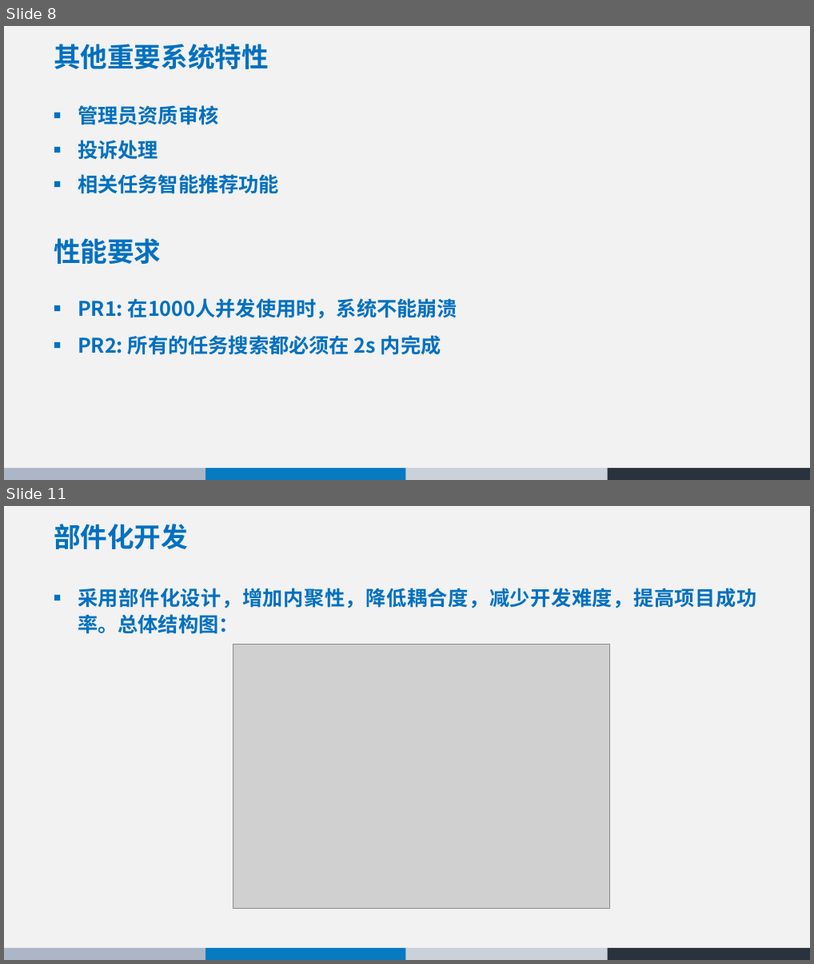
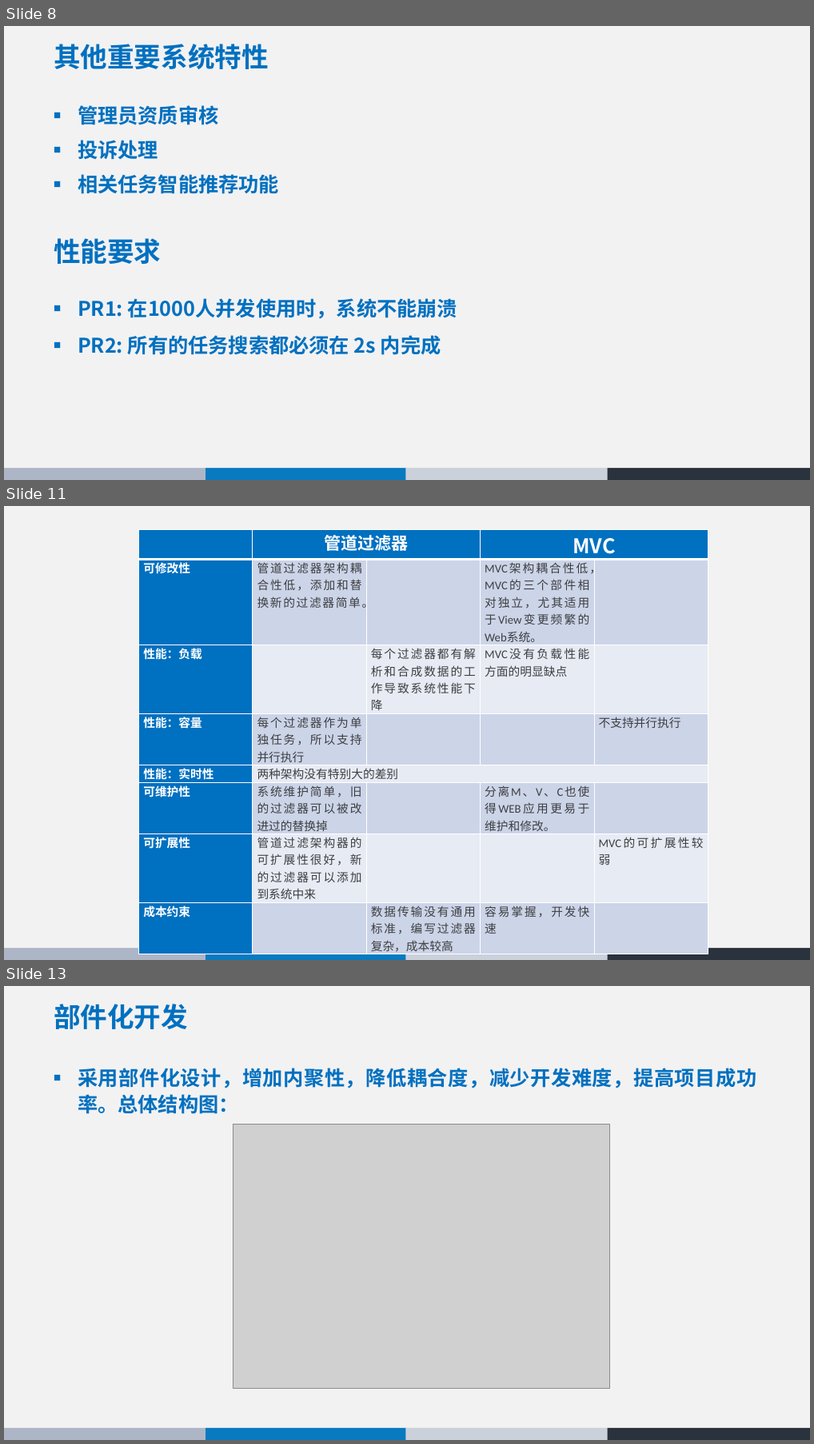
Before and after one commit to 74237423/Architecture, a slide deck: 同城互助系统 - 体系结构设计.pptx. Shown one above the other, each under a label of ours: slides 8 and 11 before the commit, slides 8, 11 and 13 after it; the slides between them are not shown. The pictures are 814x964 and 814x1444 pixels, drawn with LibreOffice and Linux fonts; fonts in the diff are those of the drawing; grey boxes stand for pictures. Boxes give left, top, right and bottom in pixels: in the first picture for what was removed or moved away, otherwise in the second. Text is boxed around its words. In the diff, an @@ line names an element or a change of style, - is before the commit and + after.

```diff
--- a/同城互助系统 - 体系结构设计.pptx
+++ b/同城互助系统 - 体系结构设计.pptx
@@ slide 11 added at [4, 506, 810, 960], background #FFFFFF; not listed: 5 template elements that a slide beside it also shows @@
@@ table added at [139, 529, 707, 955], 8 rows, 5 columns @@
+ | 管道过滤器 |  | MVC | 
+可修改性 | 管道过滤器架构耦合性低，添加和替换新的过滤器简单。 |  | MVC架构耦合性低，MVC的三个部件相对独立，尤其适用于View变更频繁的Web系统。 | 
+性能：负载 |  | 每个过滤器都有解析和合成数据的工作导致系统性能下降 | MVC没有负载性能方面的明显缺点 | 
+性能：容量 | 每个过滤器作为单独任务，所以支持并行执行 |  |  | 不支持并行执行
+性能：实时性 | 两种架构没有特别大的差别 |  |  | 
+可维护性 | 系统维护简单，旧的过滤器可以被改进过的替换掉 |  | 分离M、V、C也使得WEB应用更易于维护和修改。 | 
+可扩展性 | 管道过滤架构器的可扩展性很好，新的过滤器可以添加到系统中来 |  |  | MVC的可扩展性较弱
+成本约束 |  | 数据传输没有通用标准，编写过滤器复杂，成本较高 | 容易掌握，开发快速 | 
@@ what was slide 11 is now slide 13 @@
```
Also in this commit, not shown: 5 slides changed, 5 other slides added, 7 slides removed, 1 other file.
